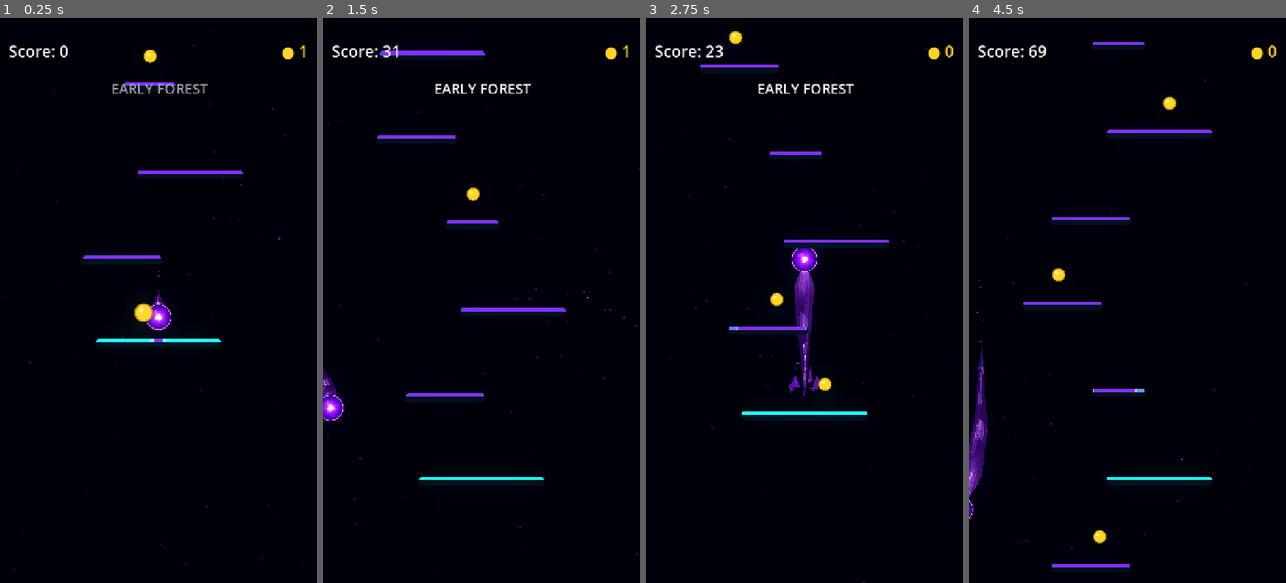
Above: before the commit, frames 1-4 (left to right).
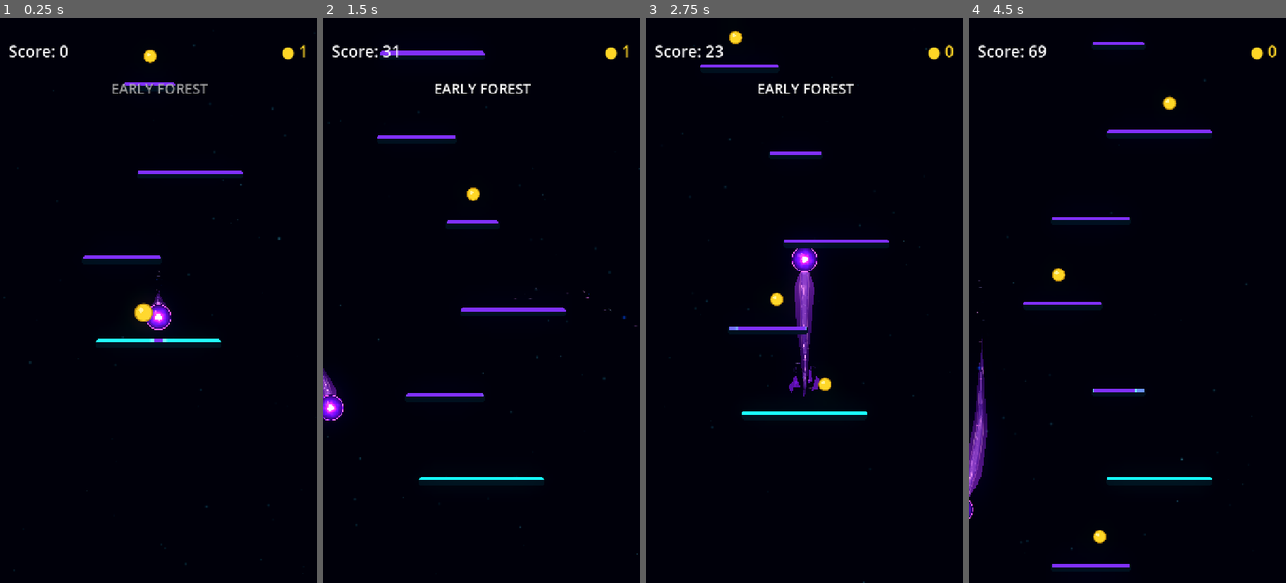
Above: after the commit, the same moments.

Repository: Kryodo/TowerJump
Game: Godot game, scene res://scenes/main.tscn
Same seed, same stepped clock (60 frames per second), same inputs: the game is played once before the commit and once after it.
Inputs (mouse positions are in pixels of both pictures, inside the frame that each line leads up to):
- Up to frame 1 (0.25 s): no input
- Up to frame 2 (1.5 s): move the mouse to (551, 272) at 0.52 s; hold Right (ui_right) 0.53-1.25 s; click (551, 272) at 0.67 s; drag from (418, 328) to (471, 193) at 1.27 s
- Up to frame 3 (2.75 s): click "Nochmal spielen" at 2 s
- Up to frame 4 (4.5 s): move the mouse to (1159, 176) at 2.77 s; hold Right (ui_right) 2.78-3.5 s; drag from (1111, 413) to (1057, 215) at 3.52 s; move the mouse to (1222, 385) at 4.27 s; hold Left (ui_left) from 4.28 s (still down)

The runs differ from the first frame. In frame 1, less than 0.1% of the frame differs, in the area x 49-50%, y 50-51%; in frame 2, less than 0.1%; in frame 3, 0.2%; in frame 4, 0.3%, in the area x 0-6%, y 67-81%.

Commit message:
Revert early comet fracture ramp timing

Diff:
--- a/scenes/ball_trail_energy.gdshader
+++ b/scenes/ball_trail_energy.gdshader
@@ -244,7 +244,7 @@
 
 	// Break the inner energy in the same stable cells as the translucent skin.
 	// The near-orb channel stays whole; more pieces are missing farther back.
-	float fracture_progress = smoothstep(0.10, 0.38, uv.x) * shedding_amount;
+	float fracture_progress = smoothstep(0.36, 0.78, uv.x) * shedding_amount;
 	energy *= mix(1.0, shedding_pattern(uv), fracture_progress);
 
 
--- a/scenes/trail_aura_shedding.gdshader
+++ b/scenes/trail_aura_shedding.gdshader
@@ -49,7 +49,7 @@
 void fragment() {
 	vec4 aura_color = COLOR;
 	float along = clamp(UV.x, 0.0, 1.0);
-	float fracture_progress = smoothstep(0.10, 0.38, along) * shedding_amount;
+	float fracture_progress = smoothstep(0.36, 0.78, along) * shedding_amount;
 	float fracture_mask = mix(1.0, shedding_pattern(UV), fracture_progress);
 	COLOR = vec4(aura_color.rgb, aura_color.a * fracture_mask);
 }
--- a/scenes/unified_comet.gdshader
+++ b/scenes/unified_comet.gdshader
@@ -83,7 +83,7 @@
 	float alpha = clamp((body_alpha + core_alpha) * tail_fade, 0.0, 0.94);
 	alpha = clamp(alpha * fragment_alpha_boost, 0.0, 0.94);
 	// Reveal actual transparent fractures and missing surface cells, rather than drawn-on-top lines.
-	float fracture_progress = smoothstep(0.10, 0.38, along) * shedding_amount;
+	float fracture_progress = smoothstep(0.36, 0.78, along) * shedding_amount;
 	float fracture_mask = mix(1.0, shedding_pattern(UV), fracture_progress);
 	alpha *= fracture_mask;
 
